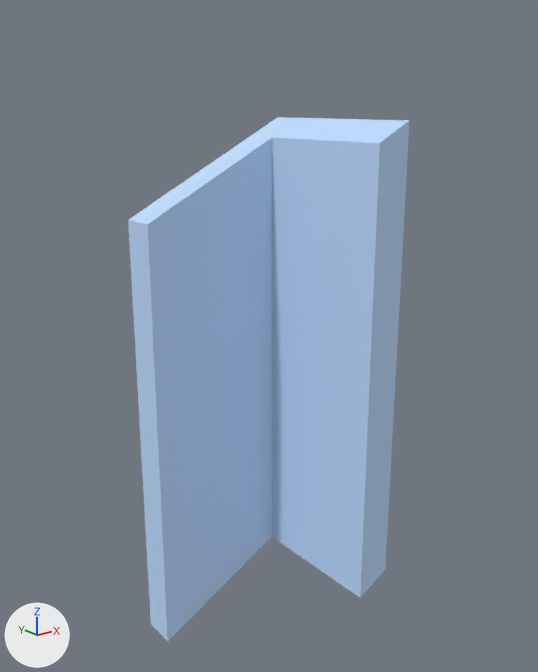
Two versions of the glTF model assets/Module_Blocky/SM_WallCornerStairs_In_1x2_01a.glb, one commit apart.
Camera for both pictures: a 50 mm camera at (-2.85, -2.49, 2.58) aimed at (-0.44, 0.52, 1.38). The lights are fixed; the arrows at lower left show +X, +Y and +Z. Objects named as collision shapes, trigger or cutter boxes, shadow casters or lower levels of detail are left out. Where no turn or scale is listed for an object, it has been applied to the vertices. Vertices at the same position are counted once.

Script lines for the objects in view, before the commit:
```python
me_cube_061 = bpy.data.meshes.new('Cube.061')
me_cube_061.from_pydata(...)  # 16 vertices, 28 faces; spans x -1.0..0.0, y 0.0..1.0, z -0.5..2.5
me_cube_061.materials.append(mat_m_wall_01a)  # blue #bedcff
ob_sm_wallcornerstairs_in_1x2_01a = bpy.data.objects.new('SM_WallCornerStairs_In_1x2_01a', me_cube_061)
ob_sm_wallcornerstairs_in_1x2_01a.location = (0.0, 0.0, 0.0)
```
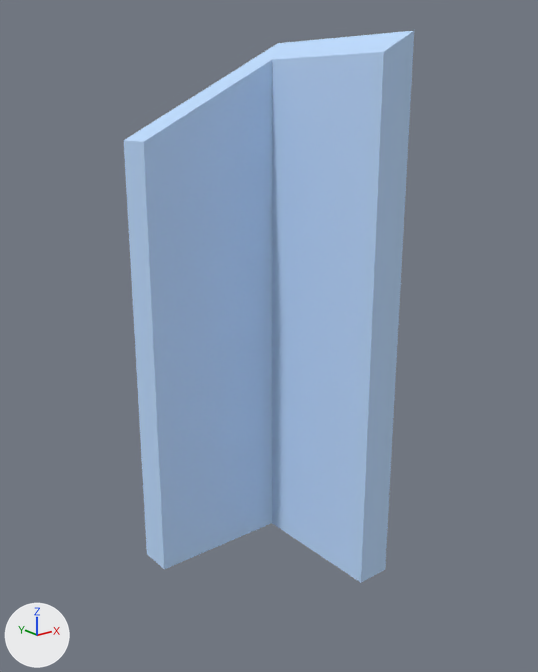
Where the change shows, as pixel boxes (x1, y1, x2, y2) in the pictures (538 x 672 px; the box of a moved part takes in the faces that stretch with it):
'SM_WallCornerStairs_In_1x2_01a', reshaped
    before: (128, 117, 410, 641)
    after: (124, 31, 414, 583)
part 1 of me_cube_061, moved or reshaped
    before: (148, 120, 410, 598)
    after: (144, 31, 414, 583)
part 2 of me_cube_061, moved or reshaped
    before: (129, 117, 409, 225)
    after: (125, 31, 413, 142)
part 3 of me_cube_061, moved or reshaped
    before: (128, 220, 272, 641)
    after: (124, 140, 272, 569)

What changed in the scene script:
```text
Change me_cube_061:
    where me_cube_061.from_pydata(...)  # 16 vertices, 28 faces; spans x -1.0..0.0, y 0.0..1.0, z -0.5..2.5
    used by ob_sm_wallcornerstairs_in_1x2_01a; location = (0.0, 0.0, 0.0)
    me_cube_061 part 1: all 3 vertices in x -0.2, y 0.0..1.0, z -0.1 are moved by (0.0, 0.0, 0.1)
    me_cube_061 part 2: all 8 vertices in x -1.0..0.0, y 0.0..1.0, z 2.0..2.5 are moved by (0.0, 0.0, 0.4)
    me_cube_061 part 3: all 2 vertices in x -1.0, y 0.8..1.0, z -0.5 are moved by (0.0, 0.0, 0.5)
```
